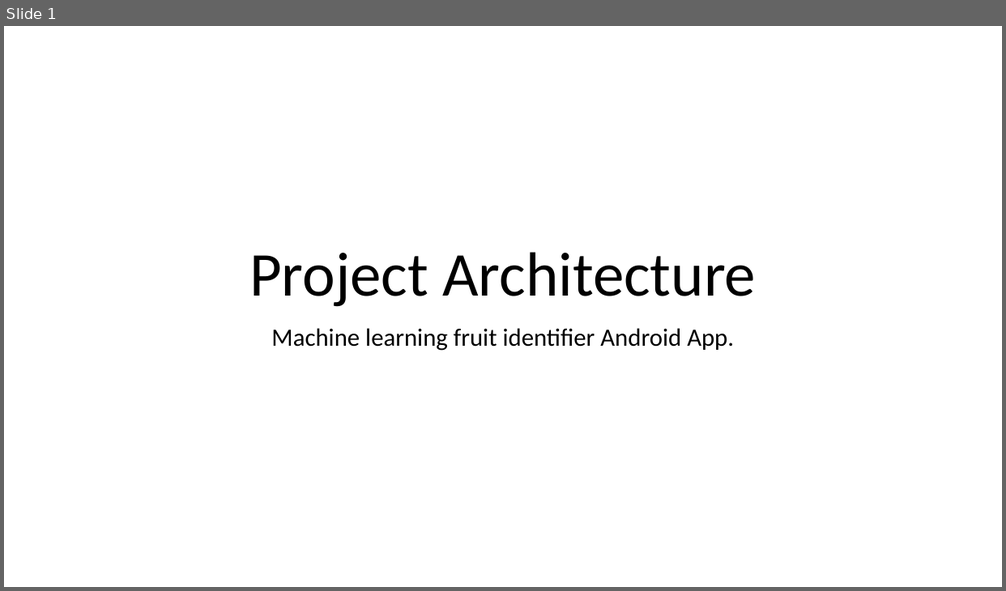
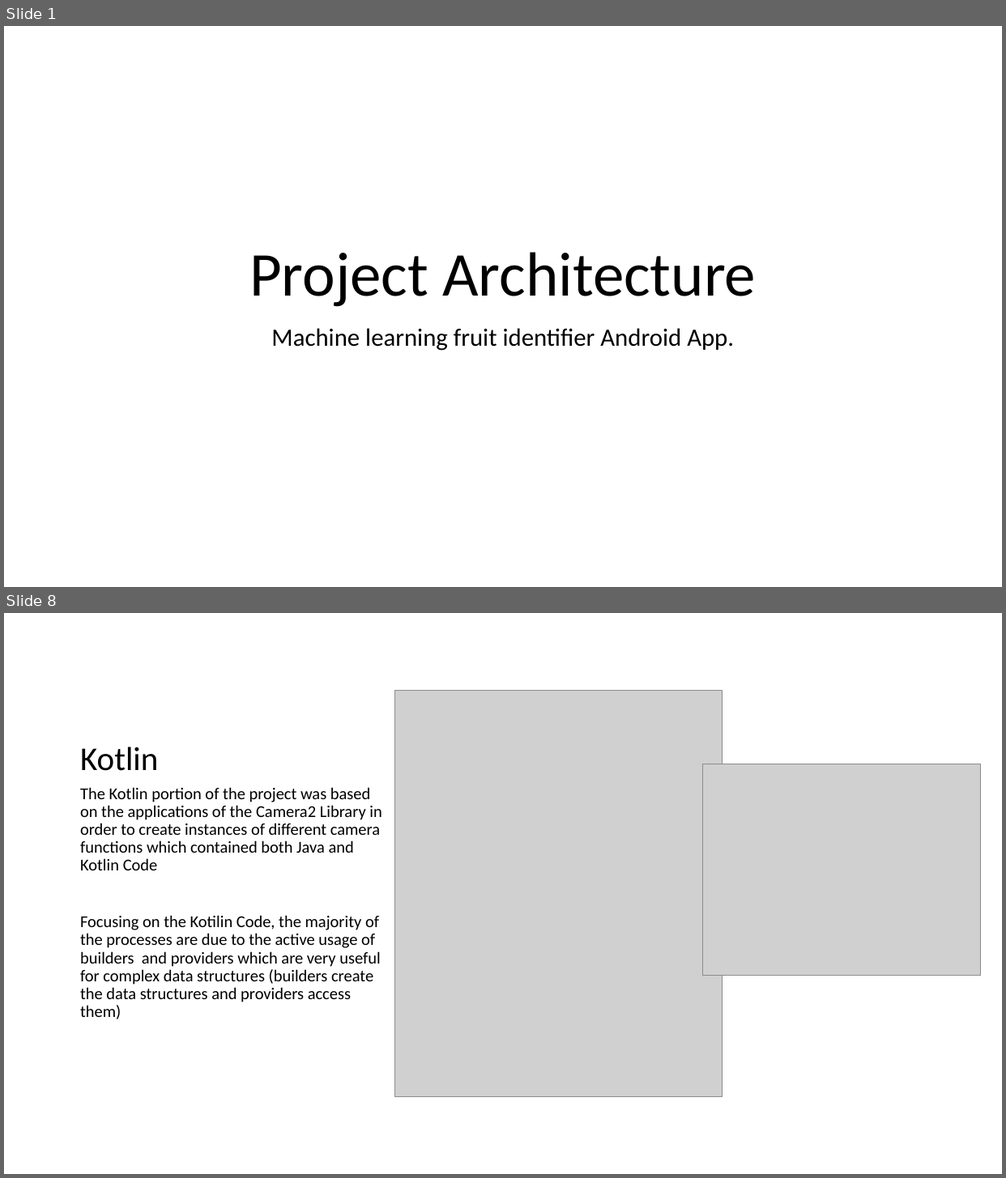
Before and after one commit to skakigi/EC327CameraVision, a slide deck: ProjectArchitecture.pptx. Shown one above the other, each under a label of ours: slide 1 before the commit, slides 1 and 8 after it; the slides between them are not shown. The pictures are 1006x591 and 1006x1178 pixels, drawn with LibreOffice and Linux fonts; fonts in the diff are those of the drawing; grey boxes stand for pictures. Boxes give left, top, right and bottom in pixels: in the first picture for what was removed or moved away, otherwise in the second. Text is boxed around its words. In the diff, an @@ line names an element or a change of style, - is before the commit and + after.

```diff
--- a/ProjectArchitecture.pptx
+++ b/ProjectArchitecture.pptx
@@ slide 8 added at (4, 613, 1002, 1174), background #FFFFFF @@
@@ picture added at (394, 691, 722, 1097) @@
@@ title added at (80, 747, 158, 771), 32 pt, text #000000 @@
+Kotlin
@@ picture added at (702, 764, 980, 975) @@
@@ text added at (80, 787, 381, 1020), 16 pt, text #000000 @@
+The Kotlin portion of the project was based on the applications of the Camera2 Library in order to create instances of different camera functions which contained both Java and Kotlin Code
+Focusing on the Kotilin Code, the majority of the processes are due to the active usage of builders and providers which are very useful for complex data structures (builders create the data structures and providers access them)
```
Also in this commit, not shown: 2 slides changed, 5 other slides added, 2 slides removed.
